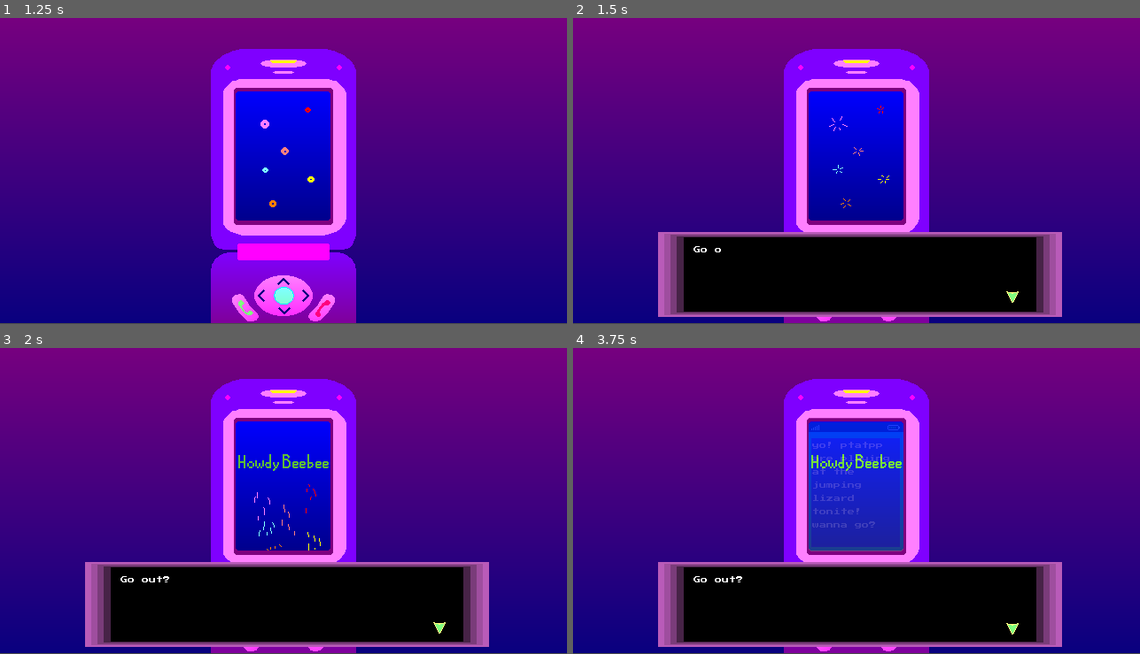
Above: before the commit, frames 1-4 (two rows, left to right).
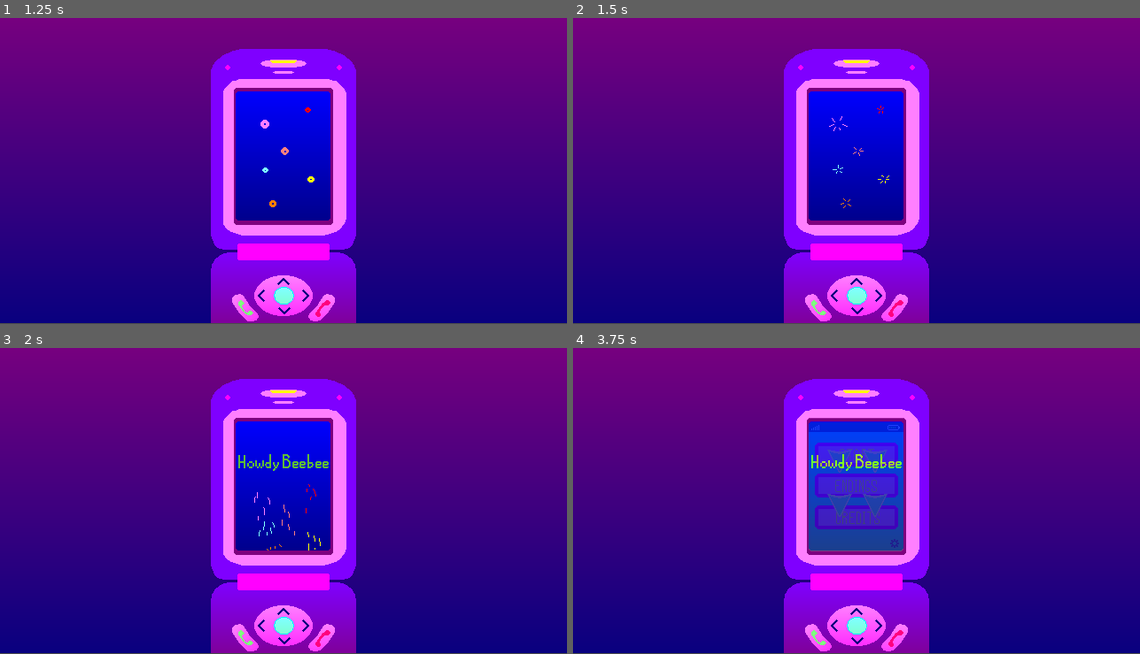
Above: after the commit, the same moments.

Repository: ghultquist/GroceryRun
Game: Godot game, scene res://Main.tscn
The game is run twice, just before and just after one commit, with the same random seed, the same clock (stepped at 60 frames per second) and the same inputs.
Inputs (mouse positions are in pixels of both pictures, inside the frame that each line leads up to):
- Up to frame 1 (1.25 s): click (283, 155) at 0.5 s
- Up to frame 2 (1.5 s): click (856, 125) at 1.25 s
- Up to frame 3 (2 s): no input
- Up to frame 4 (3.75 s): click (856, 455) at 2.02 s; click (856, 516) at 2.77 s; click (896, 543) at 3.52 s

Frame 1 is identical in both runs. In frame 2, 20% of the frame differs, in the area x 15-87%, y 69-98%; in frame 3, 20%; in frame 4, 25%, in the area x 15-87%, y 29-98%.
Error before the commit: Invalid get index 'endings' (on base: 'GDScript'). (res://phone.gd:18)

Commit message:
Create signal for ending1

Diff:
--- a/DialogueBox.gd
+++ b/DialogueBox.gd
@@ -1,6 +1,13 @@
 extends Control
 
 signal finished
+signal ending1
+signal ending2
+signal ending3
+signal ending4
+
+onready var stats = get_tree().get_root().find_node("Stats", true, false)
+onready var main = get_tree().get_root().find_node("Main", true, false)
 
 var dialoguePath = "res://dialogue.json"
 var dialogueSelectDict = {}
@@ -9,6 +16,7 @@
 var choicesDict = {}
 var choice1Dict
 var choice2Dict
+var commandDict = {}
 var selection
 
 var dialogueIndex = 0
@@ -58,10 +66,22 @@
 	dialogueSelectDict = dialogueDict[dialogueSelection]
 	dialogue = dialogueSelectDict["text"]
 	choicesDict = dialogueSelectDict["choices"]
+	commandDict = dialogueSelectDict["commands"]
+	if len(commandDict) != 0:
+		applyEffect()
 	if dialogue != []:
 		setDialogue()
-	elif choicesDict != {}:
-		setChoices()
+
+func applyEffect():
+	var type = commandDict["type"]
+	var specific = commandDict["specific"]
+
+	if type == "ending":
+		for endings in stats.endings:
+			if specific == endings[0]:
+				endings[1] = true
+				emit_signal(specific)
+			print(endings)
 
 func setChoices():
 	choice1Dict = choicesDict["choice1"]
--- a/Main.gd
+++ b/Main.gd
@@ -1,11 +1,29 @@
 extends Node2D
 
 const phoneScene = preload("res://phone.tscn")
-var phoneStart
+onready var dialogueScene = preload("res://dialogue.tscn")
+var phone = null
+var dialogue = null
+
 
 func _ready():
 	phoneIntro()
 
+func _process(delta):
+	pass
+
+
 func phoneIntro():
-	phoneStart = phoneScene.instance()
-	self.add_child(phoneStart)
+	phone = phoneScene.instance()
+	self.add_child(phone)
+	phone.get_child(0).intro()
+	phone.get_child(0).connect("ending1", self, "ending1")
+
+func ending1():
+	$end.show()
+	$end/AnimationPlayer.play("fade")
+	$end.hide()
+	phoneHome()
+
+func phoneHome():
+	phone = phoneScene.instance()
--- a/Main.tscn
+++ b/Main.tscn
@@ -1,6 +1,74 @@
-[gd_scene load_steps=2 format=2]
+[gd_scene load_steps=6 format=2]
 
 [ext_resource path="res://Main.gd" type="Script" id=1]
+[ext_resource path="res://Stats.tscn" type="PackedScene" id=2]
+[ext_resource path="res://Assets/BG_NightSky_nomoon.png" type="Texture" id=3]
+
+[sub_resource type="Animation" id=1]
+length = 0.001
+tracks/0/type = "value"
+tracks/0/path = NodePath(".:modulate")
+tracks/0/interp = 1
+tracks/0/loop_wrap = true
+tracks/0/imported = false
+tracks/0/enabled = true
+tracks/0/keys = {
+"times": PoolRealArray( 0 ),
+"transitions": PoolRealArray( 1 ),
+"update": 0,
+"values": [ Color( 1, 1, 1, 1 ) ]
+}
+tracks/1/type = "value"
+tracks/1/path = NodePath(".:position")
+tracks/1/interp = 1
+tracks/1/loop_wrap = true
+tracks/1/imported = false
+tracks/1/enabled = true
+tracks/1/keys = {
+"times": PoolRealArray( 0 ),
+"transitions": PoolRealArray( 1 ),
+"update": 0,
+"values": [ Vector2( 960, 544 ) ]
+}
+
+[sub_resource type="Animation" id=2]
+resource_name = "fade"
+length = 60.0
+tracks/0/type = "value"
+tracks/0/path = NodePath(".:modulate")
+tracks/0/interp = 2
+tracks/0/loop_wrap = true
+tracks/0/imported = false
+tracks/0/enabled = true
+tracks/0/keys = {
+"times": PoolRealArray( 0, 1 ),
+"transitions": PoolRealArray( 1, 1 ),
+"update": 0,
+"values": [ Color( 1, 1, 1, 0 ), Color( 1, 1, 1, 1 ) ]
+}
+tracks/1/type = "value"
+tracks/1/path = NodePath(".:position")
+tracks/1/interp = 2
+tracks/1/loop_wrap = true
+tracks/1/imported = false
+tracks/1/enabled = true
+tracks/1/keys = {
+"times": PoolRealArray( 0, 60 ),
+"transitions": PoolRealArray( 1, 1 ),
+"update": 0,
+"values": [ Vector2( 960, 540 ), Vector2( -250, 540 ) ]
+}
 
 [node name="Main" type="Node2D"]
 script = ExtResource( 1 )
+
+[node name="Stats" parent="." instance=ExtResource( 2 )]
+
+[node name="end" type="Sprite" parent="."]
+visible = false
+position = Vector2( 960, 544 )
+texture = ExtResource( 3 )
+
+[node name="AnimationPlayer" type="AnimationPlayer" parent="end"]
+anims/RESET = SubResource( 1 )
+anims/fade = SubResource( 2 )
--- a/Player.gd
+++ b/Player.gd
@@ -87,7 +87,7 @@
 	print("ouch")
 	$AnimationPlayer.play("damagetaken")
 	yield($AnimationPlayer, "animation_finished")
-	health = health - 1
+	health -= 1
 	set_sprite()
 	$AnimationPlayer.play("grabbed")
 
--- a/Stats.gd
+++ b/Stats.gd
@@ -3,7 +3,12 @@
 export(int) var max_health = 1
 onready var health = max_health setget set_health
 
-var endings = ["ending2", "ending3"]
+
+var endings = [
+	["ending1", false],
+	["ending2", false],
+	["ending3", false],
+	["ending4", false]]
 
 signal no_health
 
@@ -11,3 +16,6 @@
 	health = value
 	if health <=0:
 		emit_signal("no_health")
+
+func ending1():
+	print("ending1 has been received") #NOT CONNECTING TO SCENE B-WORD
--- a/dialogue.json
+++ b/dialogue.json
@@ -6,7 +6,7 @@
         "choices": {
             "choice1" : {"text": "Yeah!", "next" : "005"},
             "choice2" : {"text" : "Maybe next time...", "next": "001"}},
-        "commands": []
+        "commands": {}
     },
     "001" : {
         "type": "thought",
@@ -15,7 +15,7 @@
         "choices": {
             "choice1" : {"text": "Actually, it would be good to see a friendy face", "next" : "005"},
             "choice2" : {"text": "I've been fine. Plus, we just met. I wouldn't exactly call us friends", "next": "002"}},
-        "commands": []
+        "commands": {}
     },
     "002" : {
         "type": "thought",
@@ -24,7 +24,7 @@
         "choices": {
             "choice1" : {"text": "I guess seeing anyone would be nice at this point...", "next" : "005"},
             "choice2" : {"text": "I could just stay in and rewatch the new season of Mop Psychic 1000...", "next": "003"}},
-        "commands": []
+        "commands": {}
     },
     "003" : {
         "type": "thought",
@@ -33,56 +33,56 @@
         "choices": {
             "choice1" : {"text":"OKAY FINE. I'll give it a shot.", "next" : "005"},
             "choice2" : {"text":"I'm NOT lonely and I DON'T need to be around a bunch of people I barely know.", "next": "004"}},
-        "commands": []
+        "commands": {}
     },
     "004" : {
         "type": "ending",
         "speaker_id": "X",
         "text": ["You stay in for the 9th -- no, 10th? -- night in a row. Loneliness doesn't always come from being alone, but after a while, being alone can wear on a person. We all have to talk to someone at some point."],
         "choices": {},
-        "commands": ["set ending1 true"]
+        "commands": {"type": "ending", "specific": "ending1"}
     },
     "005" : {
         "type": "narrative",
         "speaker_id": "X",
         "text": ["Grabbing your jacket, you head out the door to see what the night had in store..."],
         "choices": {},
-        "commands": []
+        "commands": {"type": "go to", "specific": "jumpinglizard"}
     },
     "100" : {
         "type": "thought",
         "speaker_id": "X",
         "text": ["Okay. It's a little too crowded and a lot too hot, but that's fine.", "My phone says that there's still a few minutes before the band begins... and also that there's no cell reception down here.", "I guess I'll have to find Niko the old fashioned way..."],
         "choices": {},
-        "commands": []
+        "commands": {}
     },
     "101" : {
         "type": "speaking",
         "speaker_id": "Ghost1",
         "text": ["I didn't even know clouds made sounds like that!"],
         "choices": {},
-        "commands": []
+        "commands": {"type": "next", "specific": "102"}
     },
     "102" : {
         "type": "speaking",
         "speaker_id": "Ghost2",
         "text": ["Zi, I don't think they do..."],
         "choices": {},
-        "commands": []
+        "commands": {"type": "next", "specific":"103"}
     },
     "103" : {
         "type": "thought",
         "speaker_id": "X",
         "text": ["They seem to be having a conversation, I shouldn't interrupt..."],
         "choices": {},
-        "commands": ["set right to left"]
+        "commands": {}
     },
     "104" : {
         "type": "thought",
         "speaker_id": "",
         "text": ["They look pretty busy setting up for the show back there..."],
         "choices": {},
-        "commands": ["set right to true"]
+        "commands": {}
     },
     "105" : {
         "type": "thought",
--- a/phone.gd
+++ b/phone.gd
@@ -1,12 +1,17 @@
 extends Control
 
-const stats = preload("res://Stats.gd")
+signal ending1
+
+onready var stats = get_tree().get_root().find_node("Stats", true, false)
 const dialogueBoxScene = preload("res://dialogue.tscn")
 var d
 var noCount = 0
 
 func _ready():
-	intro()
+	$StartBtn.show()
+	$EndingsBtn.show()
+	$CreditsBtn.show()
+	$SettingsBtmIcon.show()
 
 func intro():
 	$OpeningAni.play("Opening")
@@ -16,11 +21,11 @@
 
 func _on_EndingsBtn_pressed():
 	for ending in stats.endings:
-		self.get_child(ending).show()
-		if ending == self.get_child(ending):
-			self.get_child(ending).get_normal_texture()
+		self.find_node(ending[0]).show()
+		if ending[1] == true:
+			self.find_node(ending[0]).set_disabled(false)
 		else:
-			self.get_child(ending).get_disabled_texture()
+			self.find_node(ending[0]).set_disabled(true)
 
 func _on_CreditsBtn_pressed():
 	pass # Replace with function body.
@@ -39,4 +44,9 @@
 func dialogue(index):
 	d = dialogueBoxScene.instance()
 	self.add_child(d)
+	d.get_child(0).connect("ending1", self, "ending1")
 	d.get_child(0).selectDialogue(index)
+
+
+func ending1():
+	emit_signal("ending1")
--- a/phone.tscn
+++ b/phone.tscn
@@ -335,46 +335,37 @@
 
 [node name="ending1" type="TextureButton" parent="phone"]
 visible = false
-margin_left = 272.0
-margin_top = 96.0
-margin_right = 312.0
-margin_bottom = 136.0
+margin_left = 285.0
+margin_top = 125.0
+margin_right = 325.0
+margin_bottom = 165.0
 texture_normal = ExtResource( 9 )
 texture_disabled = ExtResource( 25 )
 
 [node name="ending2" type="TextureButton" parent="phone"]
 visible = false
-margin_left = 328.0
-margin_top = 96.0
-margin_right = 368.0
-margin_bottom = 136.0
+margin_left = 325.0
+margin_top = 125.0
+margin_right = 365.0
+margin_bottom = 165.0
 texture_normal = ExtResource( 9 )
 texture_disabled = ExtResource( 25 )
 
 [node name="ending3" type="TextureButton" parent="phone"]
 visible = false
-margin_left = 272.0
-margin_top = 154.0
-margin_right = 312.0
-margin_bottom = 194.0
+margin_left = 285.0
+margin_top = 175.0
+margin_right = 325.0
+margin_bottom = 215.0
 texture_normal = ExtResource( 9 )
 texture_disabled = ExtResource( 25 )
 
 [node name="ending4" type="TextureButton" parent="phone"]
 visible = false
-margin_left = 328.0
-margin_top = 149.0
-margin_right = 368.0
-margin_bottom = 189.0
-texture_normal = ExtResource( 9 )
-texture_disabled = ExtResource( 25 )
-
-[node name="ending5" type="TextureButton" parent="phone"]
-visible = false
-margin_left = 264.0
-margin_top = 208.0
-margin_right = 304.0
-margin_bottom = 248.0
+margin_left = 325.0
+margin_top = 175.0
+margin_right = 365.0
+margin_bottom = 215.0
 texture_normal = ExtResource( 9 )
 texture_disabled = ExtResource( 25 )
 
--- a/world.tscn
+++ b/world.tscn
@@ -13,6 +13,7 @@
 [ext_resource path="res://Assets/windowsill.png" type="Texture" id=11]
 [ext_resource path="res://StarLayer.gd" type="Script" id=12]
 [ext_resource path="res://world.gd" type="Script" id=13]
+[ext_resource path="res://Stats.tscn" type="PackedScene" id=14]
 
 [sub_resource type="Animation" id=5]
 length = 10.0
@@ -235,5 +236,7 @@
 hframes = 2
 vframes = 2
 
+[node name="Stats" parent="." instance=ExtResource( 14 )]
+
 [editable path="Player"]
 [editable path="Player/Camera2D"]
Not shown: 1 places in world.tscn that only renumber resources
